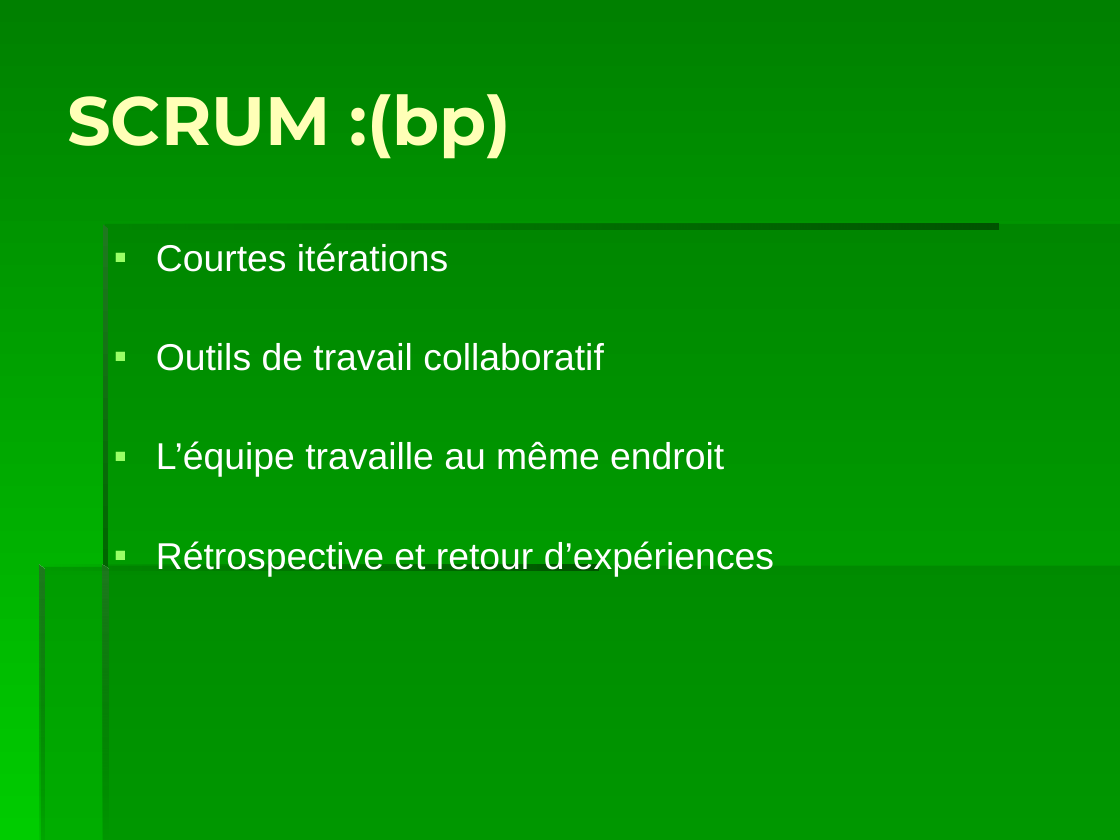
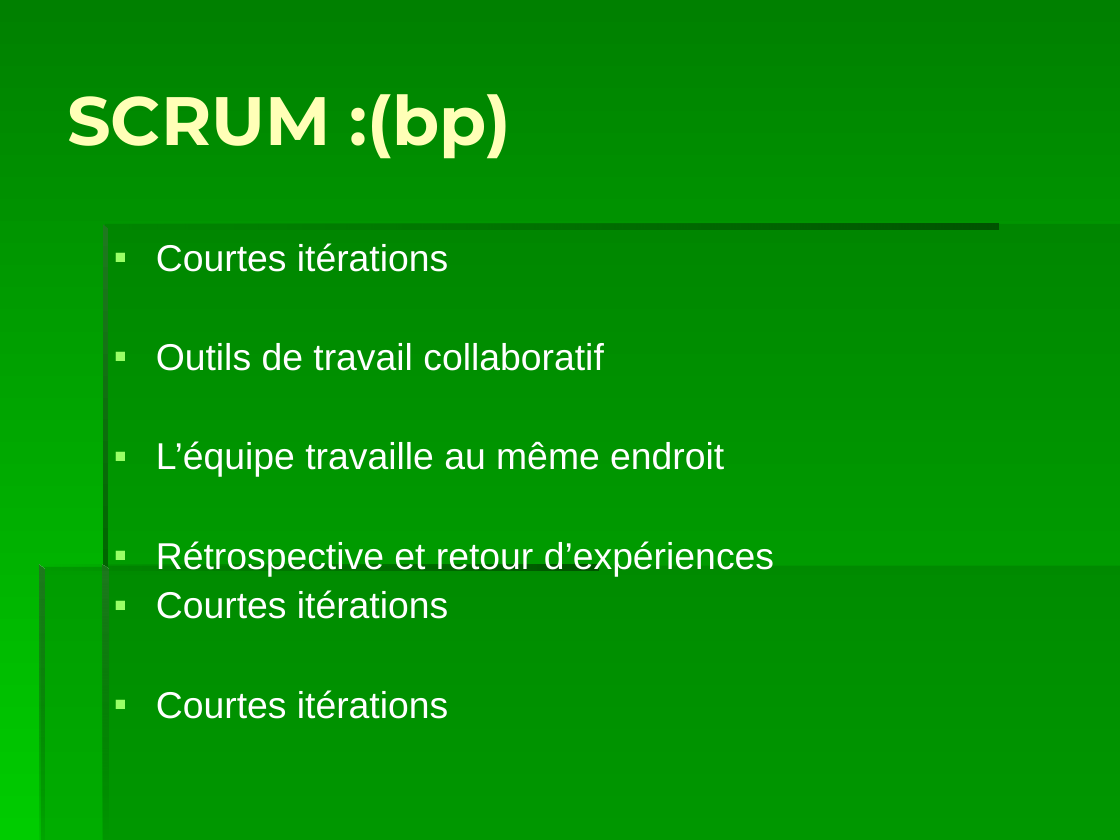
Before and after one commit to othmendineri/scrum, a slide deck: slide 5 of présentation scrum v0.1.ppt. Drawn at 1120x840 pixels with LibreOffice and Linux fonts; fonts in the diff are those of the drawing. Boxes give left, top, right and bottom in pixels: in the first picture for what was removed or moved away, otherwise in the second. Text is boxed around its words. In the diff, an @@ line names an element or a change of style, - is before the commit and + after.

Commit message:
up

```diff
--- a/présentation scrum v0.1.ppt
+++ b/présentation scrum v0.1.ppt
@@ text at [156,590,448,719]: paragraphs added @@
+▪ Courtes itérations
+▪ Courtes itérations
```
